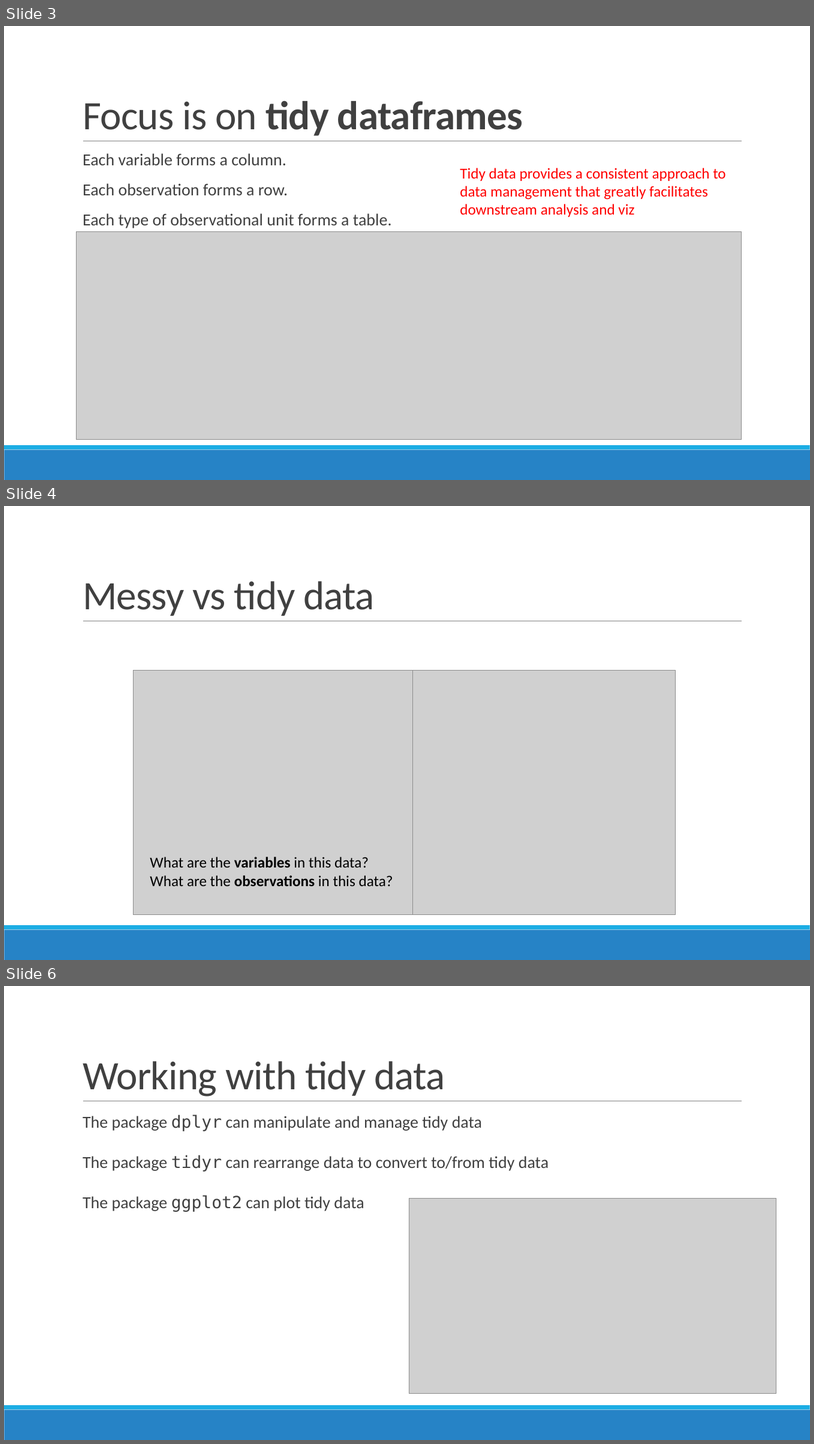
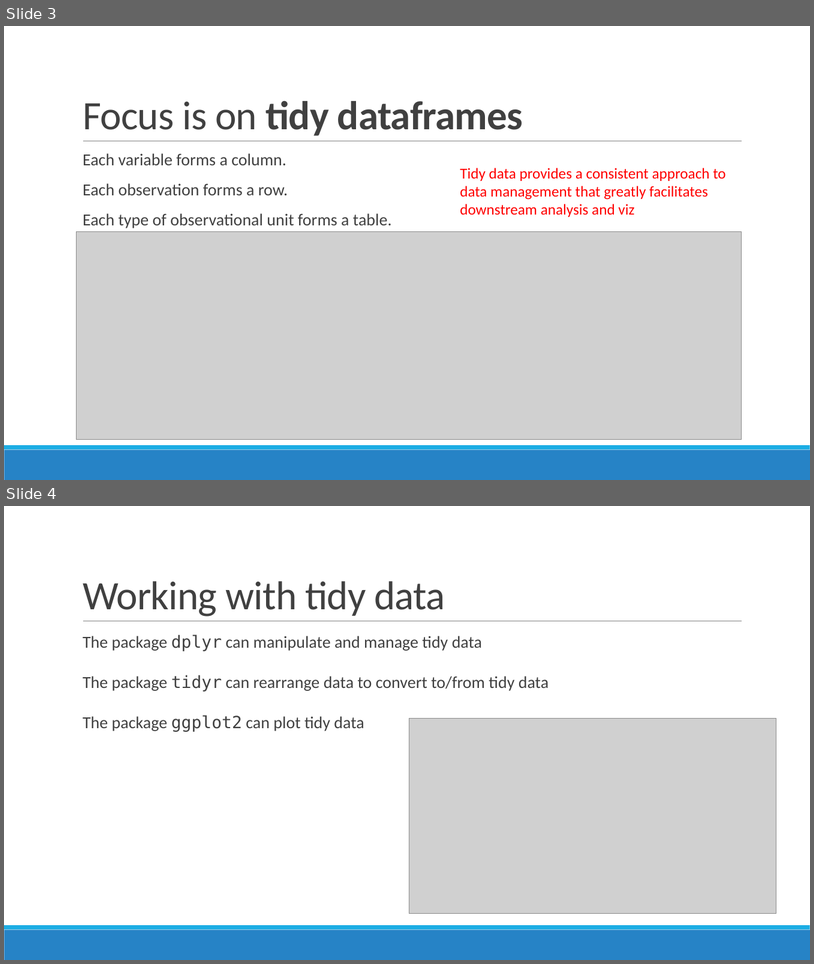
Before and after one commit to sjspielman/bio5312_fall2017, a slide deck: slides/day2_tidyverse.pptx. Shown one above the other, each under a label of ours: slides 3, 4 and 6 before the commit, slides 3 and 4 after it; the slides between them are not shown. The pictures are 814x1444 and 814x964 pixels, drawn with LibreOffice and Linux fonts; fonts in the diff are those of the drawing; grey boxes stand for pictures. Boxes give left, top, right and bottom in pixels: in the first picture for what was removed or moved away, otherwise in the second. Text is boxed around its words. In the diff, an @@ line names an element or a change of style, - is before the commit and + after.

```diff
--- a/slides/day2_tidyverse.pptx
+++ b/slides/day2_tidyverse.pptx
@@ slide 4 removed at (4,506,810,960), background #FFFFFF; not listed: 3 template elements that a slide beside it also shows @@
@@ title removed at (83,581,375,616) @@
-Messy vs tidy data
@@ picture removed at (134,670,414,915) @@
@@ picture removed at (413,670,675,915) @@
@@ text removed at (150,856,393,886) @@
-What are the variables in this data?
-What are the observations in this data?
@@ what was slide 6 is now slide 4 @@
```
Also in this commit, not shown: 1 slide added, 1 other slide removed, 3 other files.
